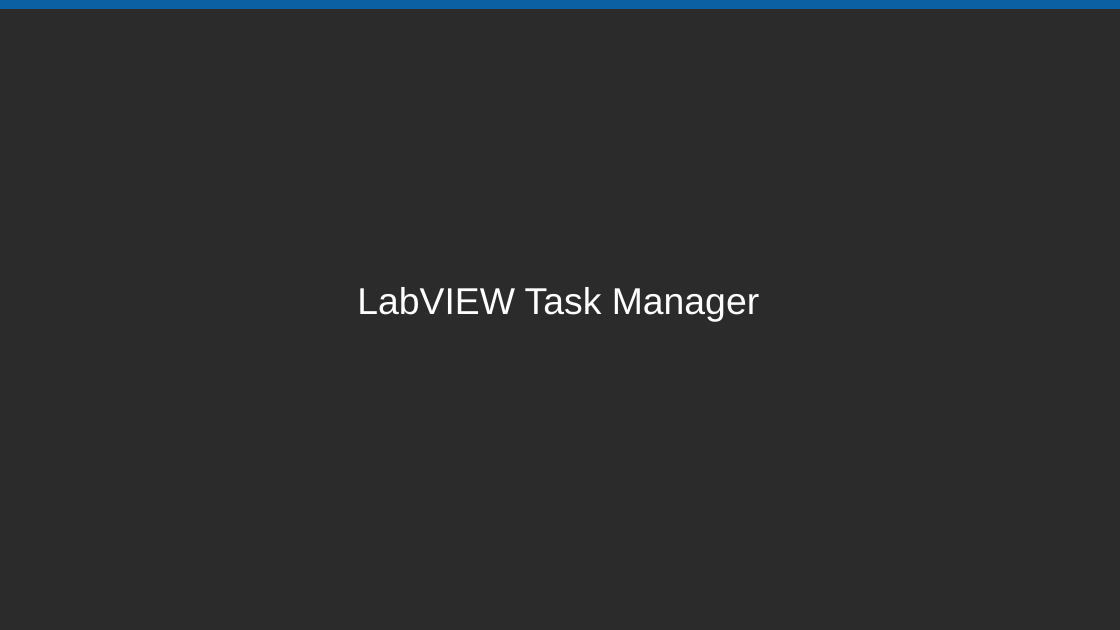
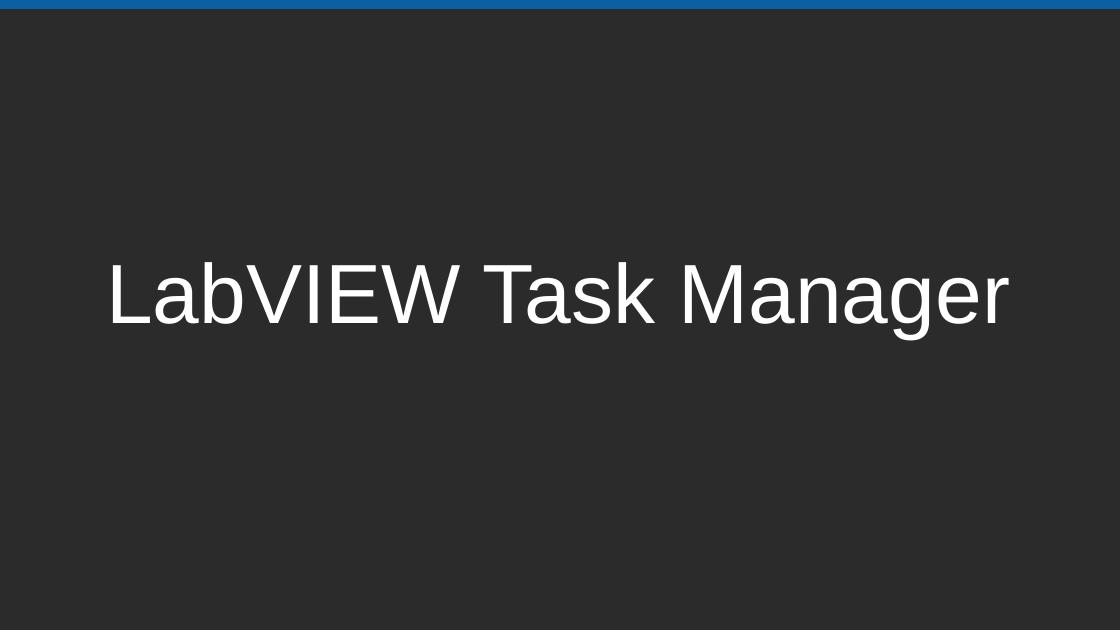
Before and after one commit to sandialabs/LVTM, a slide deck: slide 31 of Documentation/LVTM_NIWeek_2017.pptx (slide 23 before the commit). Drawn at 1120x630 pixels with LibreOffice and Linux fonts; fonts in the diff are those of the drawing; background and template pictures are left out; a plain dark background stands for a picture behind light text. Boxes give left, top, right and bottom in pixels: in the first picture for what was removed or moved away, otherwise in the second. Text is boxed around its words. In the diff, an @@ line names an element or a change of style, - is before the commit and + after.

```diff
--- a/Documentation/LVTM_NIWeek_2017.pptx
+++ b/Documentation/LVTM_NIWeek_2017.pptx
@@ title "LabVIEW Task Manager": place and size @@
-title "LabVIEW Task Manager" at [357, 287, 759, 321]
+title "LabVIEW Task Manager" at [106, 262, 1010, 338]
@@ title "LabVIEW Task Manager" at [106, 262, 1010, 338]: size 24 to 54 pt @@
```
Also in this commit, not shown: 4 other slides changed, 9 slides added, 1 slide removed.
